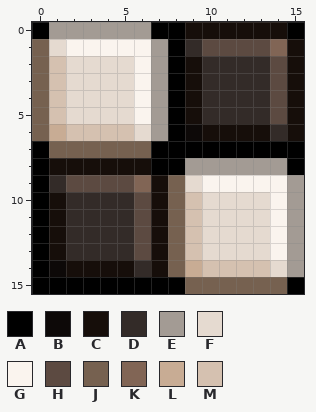
Edited in one commit: pixel-art sprite (proiect/images/gameAssets/tiles.png). Above is the file before it was changed.
The file is 16x16 pixels. Colours within 5 levels of each other are drawn and written as one.
Palette (. is transparent): A #000000  B #0d0908  C #160e0a  D #332b28  E #a39b94  F #e5dad0  G #faf4ee  H #5c4a41  J #766150  K #816555  L #c8ac94  M #d5c1b0
The same view after the edit:
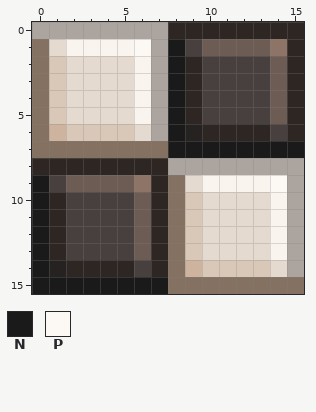
Colours new in this view: N #1a1a1a  P #fcf9f4
Changes in this commit:
colour B: #0d0908 -> #252221
colour C: #160e0a -> #2d2623
colour D: #332b28 -> #47403e
colour E: #a39b94 -> #aca59f
colour H: #5c4a41 -> #6c5c54
colour J: #766150 -> #847162
colour K: #816555 -> #8e7466
colour L: #c8ac94 -> #ceb49f
colour M: #d5c1b0 -> #d9c7b8
y 0: x 0 A -> E; x 7..8 AA -> EC; x 15 A -> C
y 1: x 6 G -> P; x 8 A -> N
y 2..6: x 8 A -> N
y 7: x 0 A -> J; x 7..15 AAAAAAAAA -> JNNNNNNNN
y 8: x 0 A -> C; x 7..8 AA -> CE; x 15 A -> E
y 9: x 0 A -> N; x 14 G -> P
y 10..14: x 0 A -> N
y 15: x 0..8 AAAAAAAAA -> NNNNNNNNJ; x 15 A -> J
Where, in picture pixels (left, top, right, bottom), the same in both pictures:
changed: (32, 22, 304, 294)
